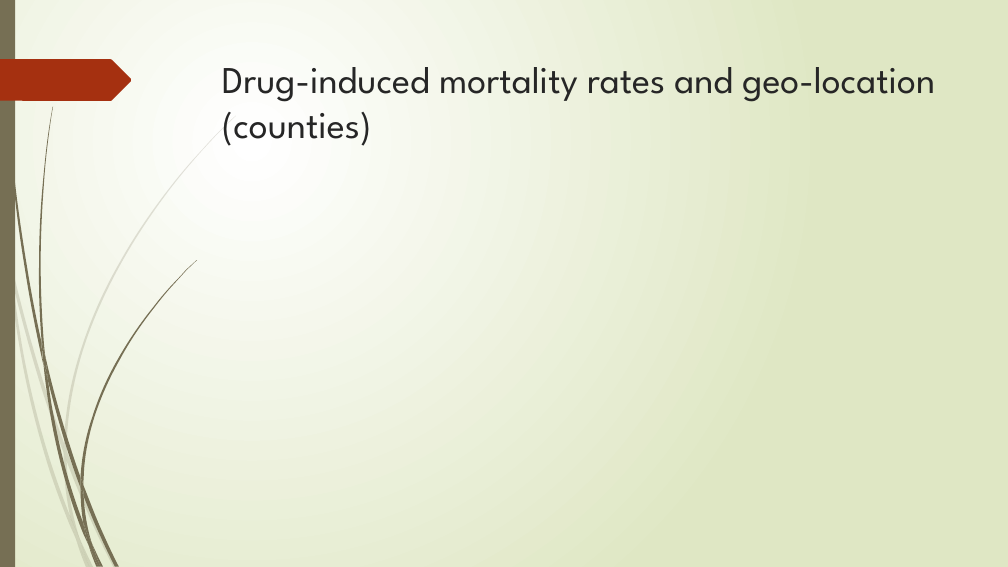
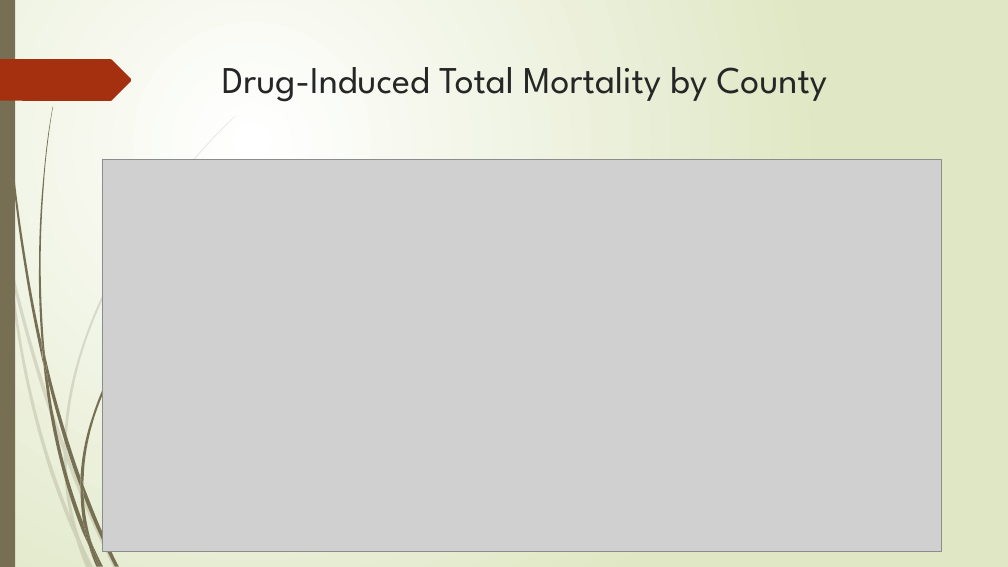
Before and after one commit to yayunl/DataViz-Project1, a slide deck: slide 7 of Drug Mortality and Socio-Economic conditions in Connecticut.pptx. Drawn at 1008x567 pixels with LibreOffice and Linux fonts; fonts in the diff are those of the drawing; grey boxes stand for pictures. Boxes give left, top, right and bottom in pixels: in the first picture for what was removed or moved away, otherwise in the second. Text is boxed around its words. In the diff, an @@ line names an element or a change of style, - is before the commit and + after.

```diff
--- a/Drug Mortality and Socio-Economic conditions in Connecticut.pptx
+++ b/Drug Mortality and Socio-Economic conditions in Connecticut.pptx
@@ title at [222, 67, 827, 102]: text changed @@
-Drug-induced mortality rates and geo-location (counties)
+Drug-Induced Total Mortality by County
@@ picture added at [103, 160, 942, 552] @@
```
Also in this commit, not shown: 2 other slides changed, 1 slide added.
